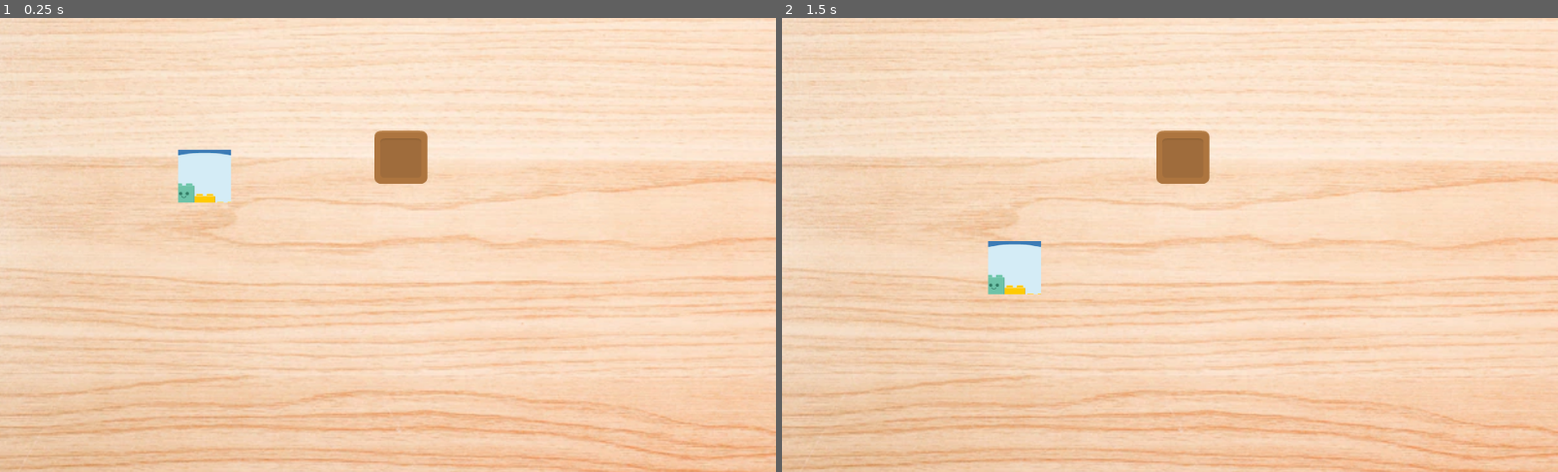
Above: before the commit, frames 1-2 (left to right).
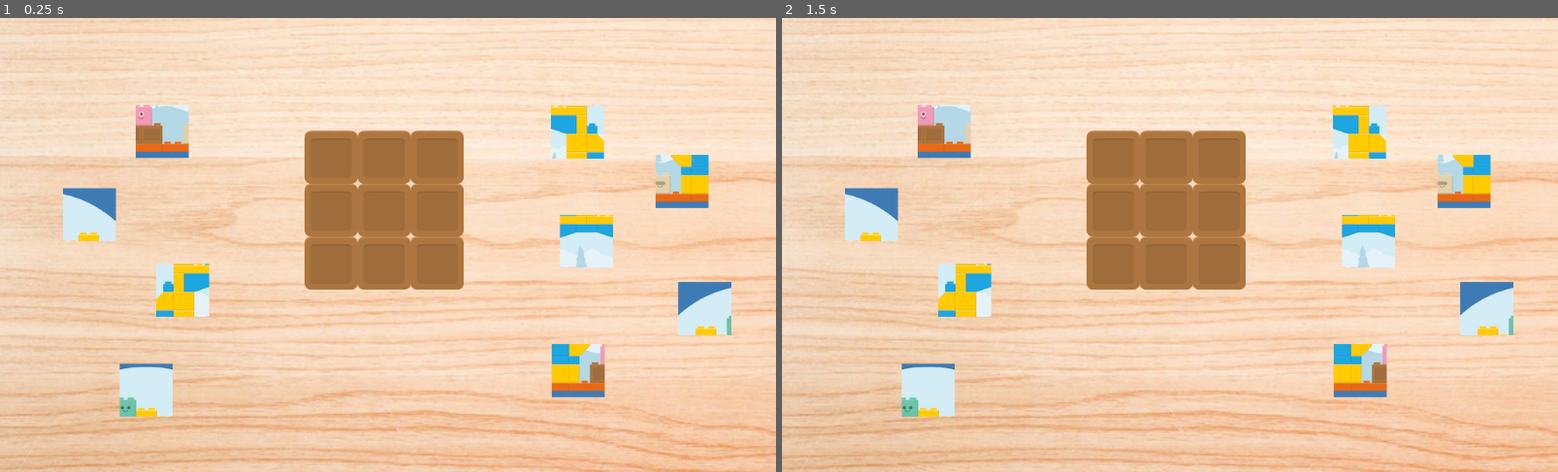
Above: after the commit, the same moments.

Repository: MiloVarok/PuzzlePostulacion
Game: Godot game, scene res://scenes/levels/LevelOne.tscn
Two runs of this game, one before a commit and one after it. Both use one fixed random seed, a clock stepped at 60 frames per second and the inputs below.
Inputs (mouse positions are in pixels of both pictures, inside the frame that each line leads up to):
- Up to frame 1 (0.25 s): no input
- Up to frame 2 (1.5 s): tap Enter at 0.5 s; move the mouse to (983, 176) at 0.52 s; press the mouse at (983, 176) at 0.53 s; tap Space at 1.25 s; move the mouse to (1014, 267) at 1.27 s; release the mouse at (1014, 267) at 1.28 s; click (1014, 267) at 1.35 s

The runs differ from the first frame. In frame 1, 14% of the frame differs, in the area x 8-95%, y 19-88%; in frame 2, 14%.

Commit message:
Base de puzzle y piezas
Se agregó la base del puzzle y las piezas en ambos niveles

Diff:
--- a/scenes/levels/LevelOne.tscn
+++ b/scenes/levels/LevelOne.tscn
@@ -11,10 +11,73 @@
 scale = Vector2( 1.7, 1.7 )
 texture = ExtResource( 1 )
 
-[node name="Slot" parent="." instance=ExtResource( 3 )]
-position = Vector2( 529, 184 )
+[node name="Pos1" parent="." instance=ExtResource( 3 )]
+position = Vector2( 437, 184 )
 
-[node name="Pieces" parent="." instance=ExtResource( 2 )]
-position = Vector2( 270, 209 )
+[node name="Pos2" parent="." instance=ExtResource( 3 )]
+position = Vector2( 507, 184 )
+
+[node name="Pos3" parent="." instance=ExtResource( 3 )]
+position = Vector2( 577, 184 )
+
+[node name="Pos4" parent="." instance=ExtResource( 3 )]
+position = Vector2( 437, 254 )
+
+[node name="Pos5" parent="." instance=ExtResource( 3 )]
+position = Vector2( 507, 254 )
+
+[node name="Pos6" parent="." instance=ExtResource( 3 )]
+position = Vector2( 577, 254 )
+
+[node name="Pos7" parent="." instance=ExtResource( 3 )]
+position = Vector2( 437, 324 )
+
+[node name="Pos8" parent="." instance=ExtResource( 3 )]
+position = Vector2( 507, 324 )
+
+[node name="Pos9" parent="." instance=ExtResource( 3 )]
+position = Vector2( 577, 324 )
+
+[node name="Piec1" parent="." instance=ExtResource( 2 )]
+position = Vector2( 930, 384 )
+animation = "PuzzleOne"
+
+[node name="Piec2" parent="." instance=ExtResource( 2 )]
+position = Vector2( 193, 492 )
 animation = "PuzzleOne"
 frame = 1
+
+[node name="Piec3" parent="." instance=ExtResource( 2 )]
+position = Vector2( 118, 260 )
+animation = "PuzzleOne"
+frame = 2
+
+[node name="Piec4" parent="." instance=ExtResource( 2 )]
+position = Vector2( 241, 360 )
+animation = "PuzzleOne"
+frame = 3
+
+[node name="Piec5" parent="." instance=ExtResource( 2 )]
+position = Vector2( 774, 295 )
+animation = "PuzzleOne"
+frame = 4
+
+[node name="Piec6" parent="." instance=ExtResource( 2 )]
+position = Vector2( 762, 151 )
+animation = "PuzzleOne"
+frame = 5
+
+[node name="Piec7" parent="." instance=ExtResource( 2 )]
+position = Vector2( 763, 466 )
+animation = "PuzzleOne"
+frame = 6
+
+[node name="Piec8" parent="." instance=ExtResource( 2 )]
+position = Vector2( 214, 150 )
+animation = "PuzzleOne"
+frame = 7
+
+[node name="Piec9" parent="." instance=ExtResource( 2 )]
+position = Vector2( 900, 216 )
+animation = "PuzzleOne"
+frame = 8
--- a/scenes/levels/LevelTwo.tscn
+++ b/scenes/levels/LevelTwo.tscn
@@ -1,6 +1,8 @@
-[gd_scene load_steps=2 format=2]
+[gd_scene load_steps=4 format=2]
 
 [ext_resource path="res://assets/background.webp" type="Texture" id=1]
+[ext_resource path="res://scenes/elements/Pieces.tscn" type="PackedScene" id=2]
+[ext_resource path="res://scenes/elements/Slot.tscn" type="PackedScene" id=3]
 
 [node name="LevelTwo" type="Node2D"]
 
@@ -8,3 +10,65 @@
 position = Vector2( 520, 320 )
 scale = Vector2( 1.7, 1.7 )
 texture = ExtResource( 1 )
+
+[node name="Pos1" parent="." instance=ExtResource( 3 )]
+position = Vector2( 437, 184 )
+
+[node name="Pos2" parent="." instance=ExtResource( 3 )]
+position = Vector2( 507, 184 )
+
+[node name="Pos3" parent="." instance=ExtResource( 3 )]
+position = Vector2( 577, 184 )
+
+[node name="Pos4" parent="." instance=ExtResource( 3 )]
+position = Vector2( 437, 254 )
+
+[node name="Pos5" parent="." instance=ExtResource( 3 )]
+position = Vector2( 507, 254 )
+
+[node name="Pos6" parent="." instance=ExtResource( 3 )]
+position = Vector2( 577, 254 )
+
+[node name="Pos7" parent="." instance=ExtResource( 3 )]
+position = Vector2( 437, 324 )
+
+[node name="Pos8" parent="." instance=ExtResource( 3 )]
+position = Vector2( 507, 324 )
+
+[node name="Pos9" parent="." instance=ExtResource( 3 )]
+position = Vector2( 577, 324 )
+
+[node name="Piec1" parent="." instance=ExtResource( 2 )]
+position = Vector2( 930, 384 )
+
+[node name="Piec2" parent="." instance=ExtResource( 2 )]
+position = Vector2( 193, 492 )
+frame = 1
+
+[node name="Piec3" parent="." instance=ExtResource( 2 )]
+position = Vector2( 118, 260 )
+frame = 2
+
+[node name="Piec4" parent="." instance=ExtResource( 2 )]
+position = Vector2( 241, 360 )
+frame = 3
+
+[node name="Piec5" parent="." instance=ExtResource( 2 )]
+position = Vector2( 774, 295 )
+frame = 4
+
+[node name="Piec6" parent="." instance=ExtResource( 2 )]
+position = Vector2( 762, 151 )
+frame = 5
+
+[node name="Piec7" parent="." instance=ExtResource( 2 )]
+position = Vector2( 763, 466 )
+frame = 6
+
+[node name="Piec8" parent="." instance=ExtResource( 2 )]
+position = Vector2( 214, 150 )
+frame = 7
+
+[node name="Piec9" parent="." instance=ExtResource( 2 )]
+position = Vector2( 900, 216 )
+frame = 8
